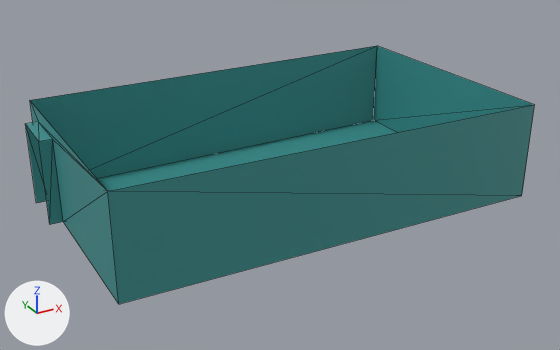
What one commit did to the glTF model content/levels/room_d.glb.
Camera for both pictures: a 50 mm camera at (39.9, -22.2, 23.4) aimed at (63.8, 21.2, 1.7). Lighting does not change. The marker at lower left points along +X, +Y and +Z. The picture after the commit comes second. Mesh edges are drawn as thin lines. Vertices at exactly the same position are counted once.

Objects in the first picture: 'room_d'.
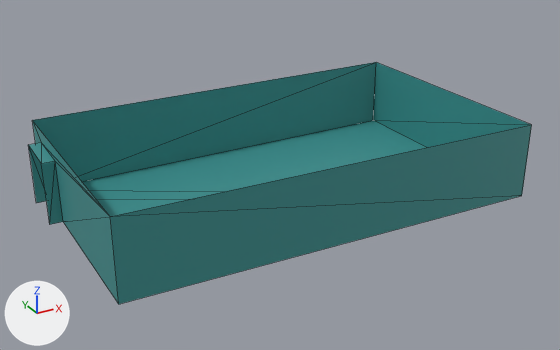
Pixel boxes [x1, y1, x2, y2] of what changed, in the pictures (560 x 350 px):
'room_d', reshaped (6% shorter): before [26, 46, 534, 304]; after [28, 62, 532, 304]

The change, as a list of edits to the scene's bpy script:
```text
Change me_plane_003:
    used by ob_room_d; location = (52.35, 20.09, 0.0)
    before: 6 (-2.9, -6.6, 6.8) at pixel (107, 191), 7 (26.4, -7.0, 6.8) at pixel (534, 104), 8 (-3.0, 10.3, 6.8) at pixel (29, 100), 9 (26.4, 11.1, 6.8) at pixel (377, 45), 12 (-3.0, 8.3, 5.8) at pixel (38, 121)
    before: 13 (-3.0, 4.6, 5.8) at pixel (52, 139), 14 (-3.8, 8.4, 5.8) at pixel (25, 123), 15 (-3.8, 4.6, 5.8) at pixel (38, 141)
    remove me_plane_003.from_pydata(...)  # 16 vertices, 22 faces; spans x -3.8..26.4, y -7.0..11.1, z 0.0..6.8
    add me_plane_003.from_pydata(...)  # 16 vertices, 22 faces; spans x -3.8..26.4, y -7.0..11.1, z 0.0..5.3
    me_plane_003 part 1
    add for i in [*range(12, 16)]: me_plane_003.vertices[i].co += Vector((0.0, 0.0, -1.5))
    add for i in [*range(6, 10)]: me_plane_003.vertices[i].co += Vector((0.0, 0.0, -1.4))
```
